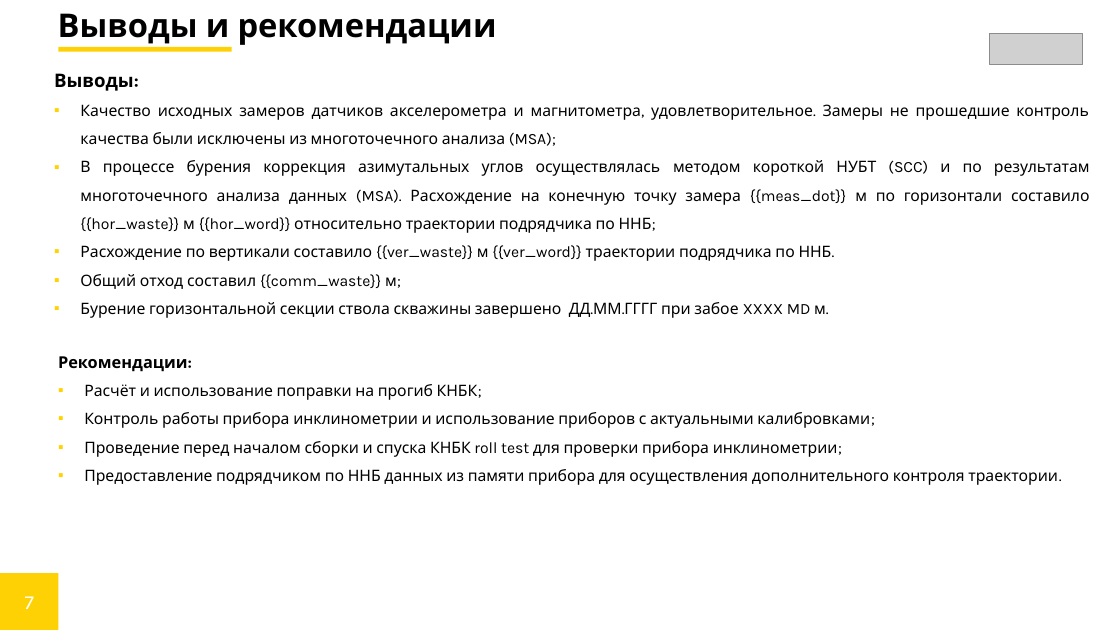
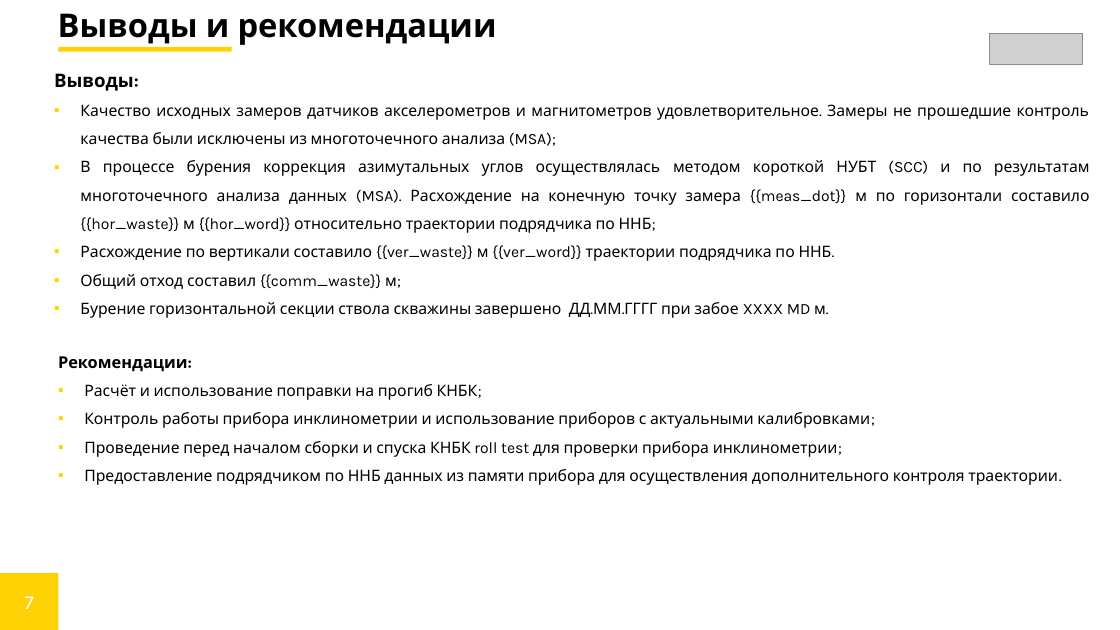
Before and after one commit to SVETA12345/UZM_excel, a slide deck: slide 7 of files/Шаблон/Итоговый_отчет.pptx. Drawn at 1120x630 pixels with LibreOffice and Linux fonts; fonts in the diff are those of the drawing; grey boxes stand for pictures. Boxes give left, top, right and bottom in pixels: in the first picture for what was removed or moved away, otherwise in the second. Text is boxed around its words. In the diff, an @@ line names an element or a change of style, - is before the commit and + after.

```diff
--- a/files/Шаблон/Итоговый_отчет.pptx
+++ b/files/Шаблон/Итоговый_отчет.pptx
@@ text at box(80, 104, 1089, 146): text changed @@
-▪ Качество исходных замеров датчиков акселерометра и магнитометра, удовлетворительное. Замеры не прошедшие контроль качества были исключены из многоточечного анализа (MSA);
+▪ Качество исходных замеров датчиков акселерометров и магнитометров удовлетворительное. Замеры не прошедшие контроль качества были исключены из многоточечного анализа (MSA);
```
Also in this commit, not shown: 2 other slides changed, 6 other files.
